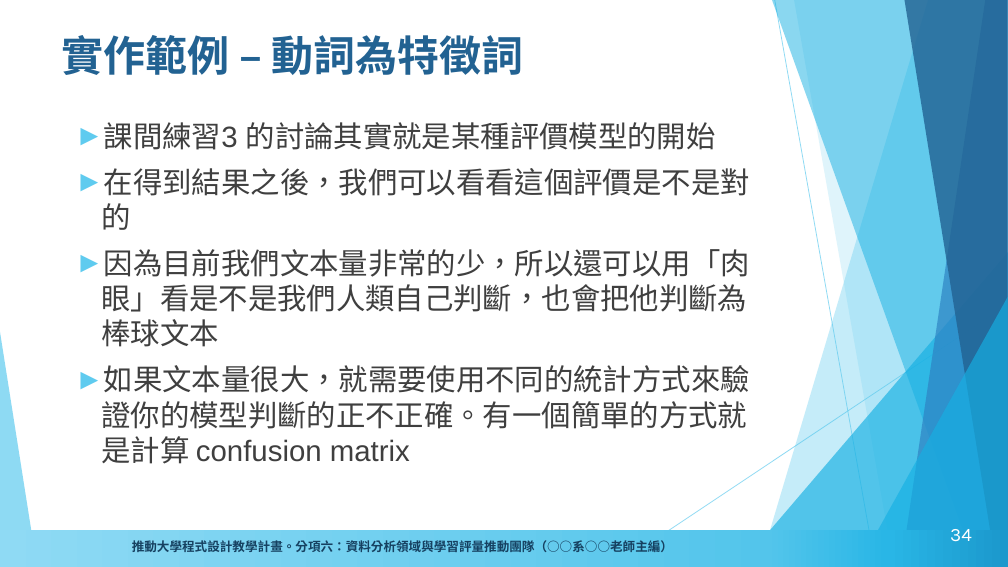
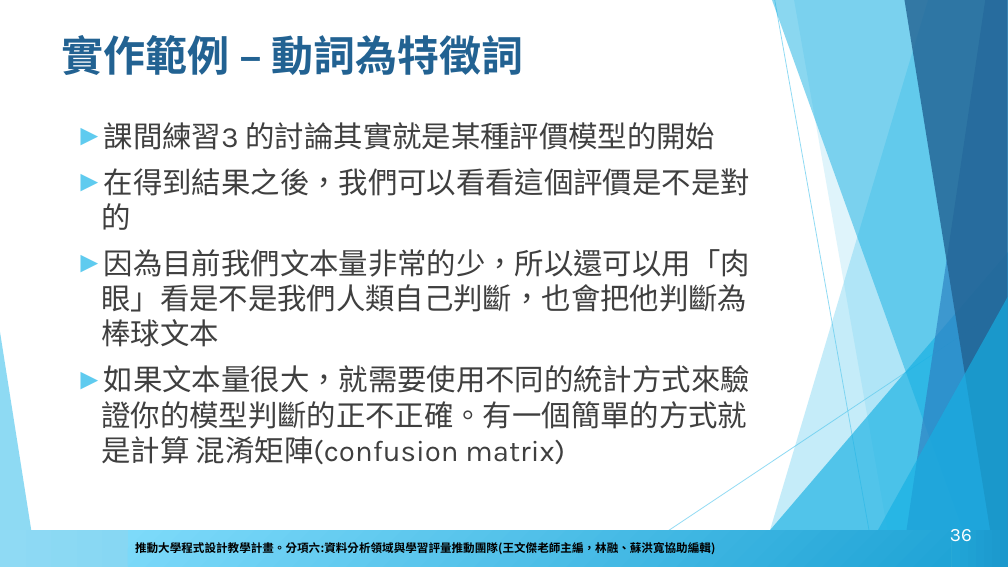
Before and after one commit to howardsukuan/textual-data-analysis-python, a slide deck: slide 36 of week04/文本分析與程式設計week4.pptx (slide 34 before the commit). Drawn at 1008x567 pixels with LibreOffice and Linux fonts; fonts in the diff are those of the drawing; background and template pictures are left out. Boxes give left, top, right and bottom in pixels: in the first picture for what was removed or moved away, otherwise in the second. Text is boxed around its words. In the diff, an @@ line names an element or a change of style, - is before the commit and + after.

```diff
--- a/week04/文本分析與程式設計week4.pptx
+++ b/week04/文本分析與程式設計week4.pptx
@@ text at (x1=101, y1=122, x2=750, y2=347): font Arial to Karla in "課間練習3 的討論其實就是某種評價模型的開始", "在得到結果之後，我們可以看看這個評價是不是對的", "因為目前我們文本量非常的少，所以還可以用「肉眼」看是不是我們人類自己判斷，也會把他判斷為棒球文本" @@
@@ text at (x1=101, y1=365, x2=750, y2=464): text changed; font Arial to Karla @@
-► 如果文本量很大，就需要使用不同的統計方式來驗證你的模型判斷的正不正確。有一個簡單的方式就是計算 confusion matrix
+► 如果文本量很大，就需要使用不同的統計方式來驗證你的模型判斷的正不正確。有一個簡單的方式就是計算 混淆矩陣(confusion matrix)
@@ rectangle added at (x1=128, y1=531, x2=951, y2=566), fill gradient #20A4D6 to #7EDBFB, 11 pt, text #000000, bold @@
+推動大學程式設計教學計畫。分項六:資料分析領域與學習評量推動團隊(王文傑老師主編，林融、蘇洪寬協助編輯)
@@ page number at (x1=950, y1=529, x2=972, y2=542): text changed @@
-34
+36
```
Also in this commit, not shown: 51 other slides changed, 8 slides added, 7 other files.
